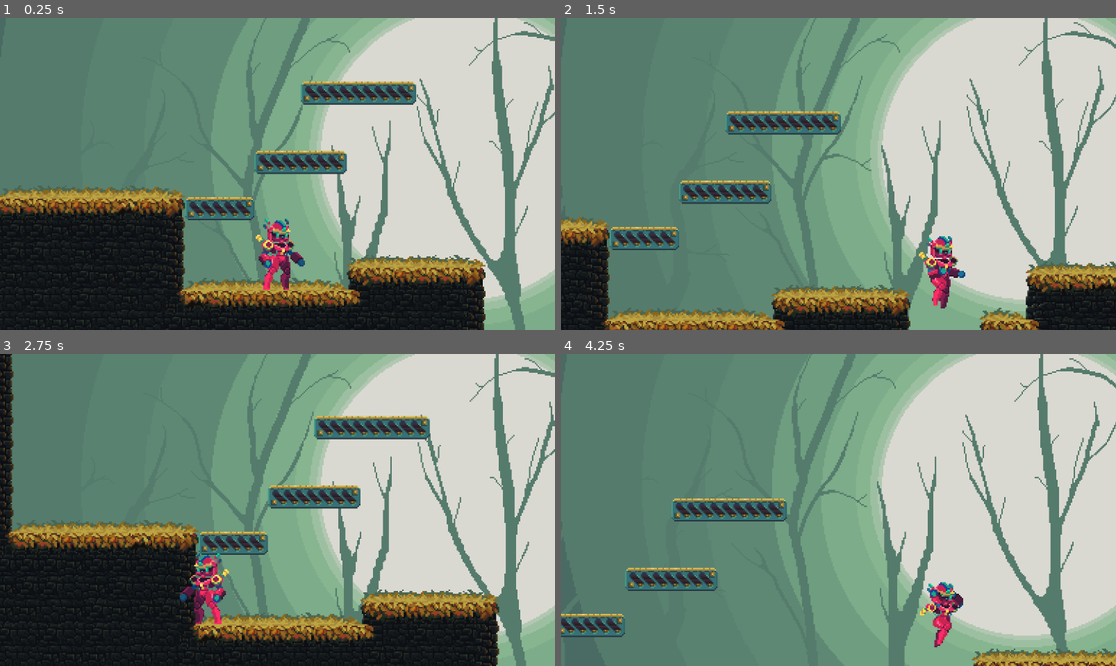
Above: before the commit, frames 1-4 (two rows, left to right).
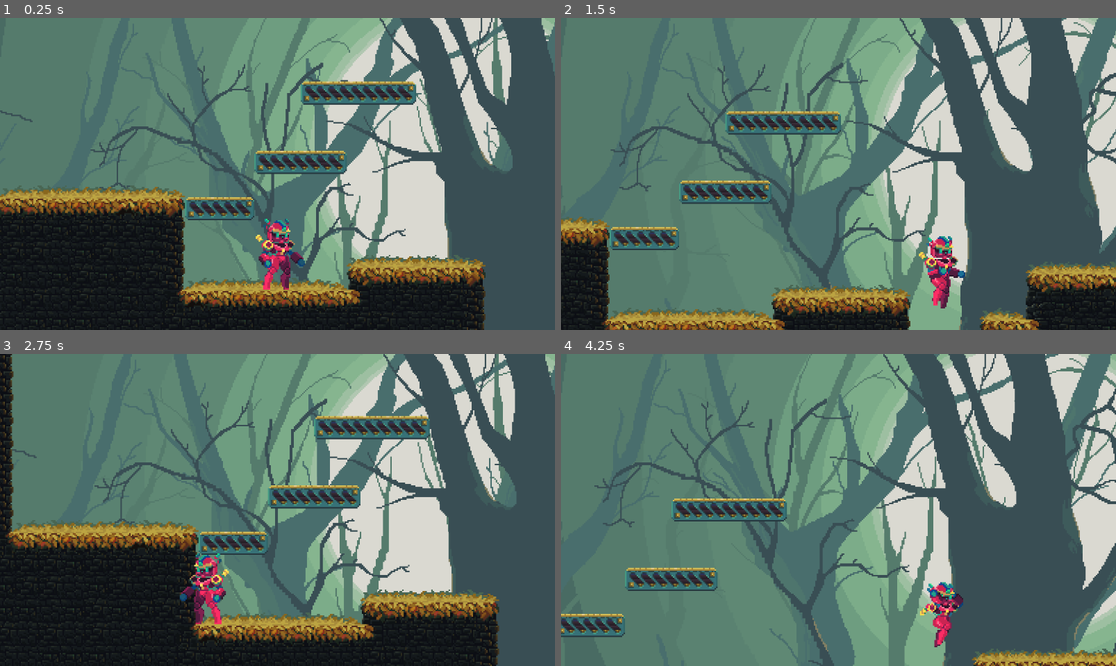
Above: after the commit, the same moments.

Repository: ogabor82/littleAdventurerAndie2D
Game: Godot game, scene res://Game/Main.tscn
Two runs of this game, one before a commit and one after it. Both use one fixed random seed, a clock stepped at 60 frames per second and the inputs below.
Inputs:
- Up to frame 1 (0.25 s): no input
- Up to frame 2 (1.5 s): hold D (Right) from 0.53 s (still down); tap W (Jump) at 0.77 s
- Up to frame 3 (2.75 s): tap W (Jump) at 1.52 s; release D (Right) at 2.03 s; hold A (Left) from 2.03 s (still down)
- Up to frame 4 (4.25 s): release A (Left) at 2.78 s; hold D (Right) from 2.78 s (still down); tap W (Jump) at 3.02, 3.77 s

The runs differ from the first frame. In frame 1, 26% of the frame differs, in the area x 0-100%, y 0-100%; in frame 2, 29%; in frame 3, 26%; in frame 4, 33%, in the area x 6-100%, y 0-100%.

Commit message:
Enhance Main.tscn by adding two new parallax layers and corresponding background textures, improving the visual depth and aesthetic of the game environment.

Diff:
--- a/Game/Main.tscn
+++ b/Game/Main.tscn
@@ -6,6 +6,8 @@
 [ext_resource type="Script" path="res://Game/scripts/PlayerResetArea.gd" id="4_ule6c"]
 [ext_resource type="Texture2D" uid="uid://c5crf2n3al1us" path="res://Asset/Background/05_ProjectLittleAdventurerAndie2D.png" id="5_b6e3p"]
 [ext_resource type="Texture2D" uid="uid://d3thd20kjsxru" path="res://Asset/Background/04_ProjectLittleAdventurerAndie2D.png" id="6_xru74"]
+[ext_resource type="Texture2D" uid="uid://d28bag4npmojv" path="res://Asset/Background/03_ProjectLittleAdventurerAndie2D.png" id="7_4ym5x"]
+[ext_resource type="Texture2D" uid="uid://bvqhbt0cx4c0s" path="res://Asset/Background/02_ProjectLittleAdventurerAndie2D.png" id="8_jqocj"]
 
 [sub_resource type="PhysicsMaterial" id="PhysicsMaterial_sm7l7"]
 friction = 0.0
@@ -651,4 +653,20 @@
 texture = ExtResource("6_xru74")
 centered = false
 
+[node name="ParallaxLayer3" type="ParallaxLayer" parent="ParallaxBackground"]
+motion_scale = Vector2(0.15, 0)
+motion_mirroring = Vector2(960, 0)
+
+[node name="03ProjectLittleAdventurerAndie2d" type="Sprite2D" parent="ParallaxBackground/ParallaxLayer3"]
+texture = ExtResource("7_4ym5x")
+centered = false
+
+[node name="ParallaxLayer4" type="ParallaxLayer" parent="ParallaxBackground"]
+motion_scale = Vector2(0.3, 0)
+motion_mirroring = Vector2(960, 0)
+
+[node name="02ProjectLittleAdventurerAndie2d" type="Sprite2D" parent="ParallaxBackground/ParallaxLayer4"]
+texture = ExtResource("8_jqocj")
+centered = false
+
 [connection signal="body_entered" from="Area2D_PlayerResetArea" to="Area2D_PlayerResetArea" method="_on_body_entered"]
Not shown: 1 places in Game/Main.tscn that only renumber resources
